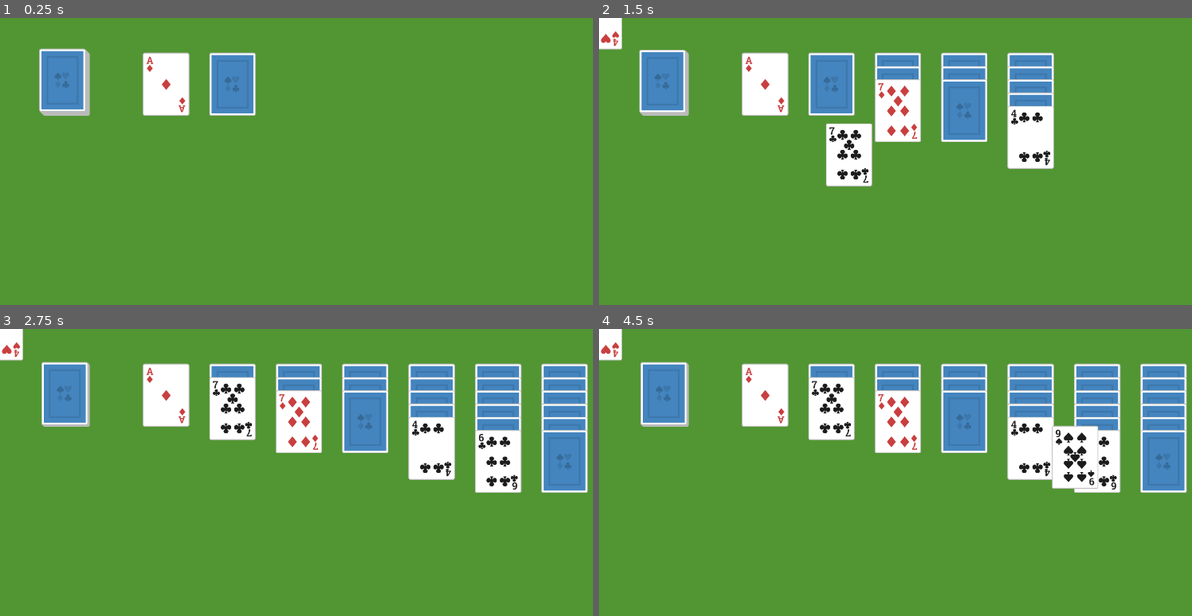
Above: before the commit, frames 1-4 (two rows, left to right).
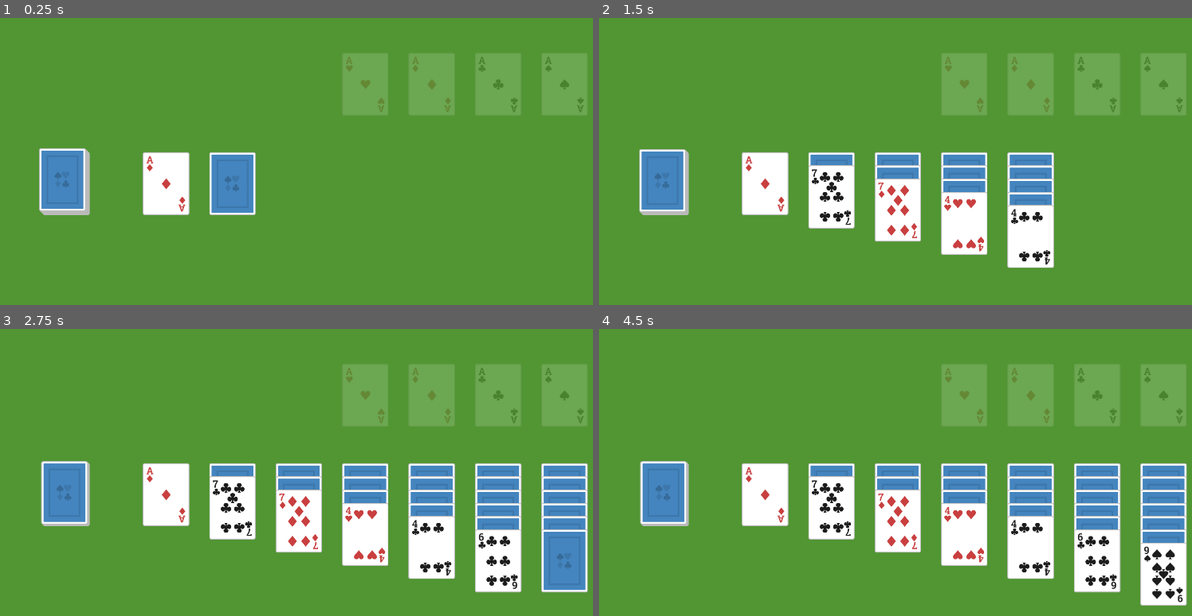
Above: after the commit, the same moments.

Repository: kamidesigns/godot-game-design
Game: Godot game, scene res://Scenes/game.tscn
Same seed, same stepped clock (60 frames per second), same inputs: the game is played once before the commit and once after it.
Inputs (mouse positions are in pixels of both pictures, inside the frame that each line leads up to):
- Up to frame 1 (0.25 s): no input
- Up to frame 2 (1.5 s): drag from (765, 84) to (984, 118) at 0.52 s; drag from (830, 98) to (883, 267) at 1.27 s
- Up to frame 3 (2.75 s): move the mouse to (296, 420) at 2.02 s; right-click (296, 420) at 2.1 s; click (296, 420) at 2.3 s
- Up to frame 4 (4.5 s): drag from (1031, 449) to (830, 409) at 2.77 s; drag from (1097, 461) to (895, 420) at 3.52 s; drag from (1162, 475) to (895, 420) at 4.27 s

The runs differ from the first frame. In frame 1, 17% of the frame differs, in the area x 6-100%, y 10-69%; in frame 2, 31%; in frame 3, 40%; in frame 4, 41%, in the area x 0-100%, y 0-97%.

Commit message:
add foundation piles + line up lanes with deck

Diff:
--- a/Solitaire/Scenes/Components/drag_component.gd
+++ b/Solitaire/Scenes/Components/drag_component.gd
@@ -11,11 +11,13 @@
 	connect("input_event", _on_input_event)
 	connect("mouse_entered", _on_mouse_entered)
 	connect("mouse_exited", _on_mouse_exited)
+	get_parent().remove_from_group("dragable")
 
 func _exit_tree() -> void:
 	disconnect("input_event", _on_input_event)
 	disconnect("mouse_entered", _on_mouse_entered)
 	disconnect("mouse_exited", _on_mouse_exited)
+	get_parent().add_to_group("dragable")
 
 func on_resource_saved(resource: Resource) -> void:
 	print("Resource saved: %s" % [ resource ])
@@ -43,7 +45,6 @@
 			get_parent().global_position = previous_position
 
 func is_on_top():
-	var group_nodes = get_tree().get_nodes_in_group("dragable_hovered")
 	for dragable in get_tree().get_nodes_in_group("dragable_hovered"):
 		if dragable.get_index() > get_parent().get_index():
 			return false
--- /dev/null
+++ b/Solitaire/Scenes/Components/drop_surface_component.gd
@@ -0,0 +1,8 @@
+extends Area2D
+class_name DropSurfaceComponent
+
+func _enter_tree() -> void:
+	get_parent().remove_from_group("dropable")
+
+func _exit_tree() -> void:
+	get_parent().add_to_group("dropable")
--- /dev/null
+++ b/Solitaire/Scenes/Components/drop_surface_component.tscn
@@ -0,0 +1,12 @@
+[gd_scene load_steps=3 format=3 uid="uid://h225jle8tbds"]
+
+[ext_resource type="Script" path="res://Scenes/Components/drop_surface_component.gd" id="1_xwysu"]
+
+[sub_resource type="RectangleShape2D" id="RectangleShape2D_xlujl"]
+size = Vector2(140, 190)
+
+[node name="DropSurfaceComponent" type="Area2D"]
+script = ExtResource("1_xwysu")
+
+[node name="CollisionShape2D" type="CollisionShape2D" parent="."]
+shape = SubResource("RectangleShape2D_xlujl")
--- a/Solitaire/Scenes/Deck/deck.gd
+++ b/Solitaire/Scenes/Deck/deck.gd
@@ -12,7 +12,7 @@
 	for i in len(suits):
 		for j in len(ranks):
 			var card : Card = Card.create_card(suits[i], ranks[j])
-			card.position = Vector2(-((len(ranks) * i + j) / 4), -((len(ranks) * i + j) / 4))
+			card.position = Vector2(-((len(ranks) * i + j) / 4.0), -((len(ranks) * i + j) / 4.0))
 			add_child(card)
 	shuffle()
 
@@ -34,4 +34,5 @@
 
 static func create_deck() -> Deck:
 	var new_deck: Deck = load("res://Scenes/Deck/deck.tscn").instantiate()
+	new_deck.set_name("deck")
 	return new_deck
--- /dev/null
+++ b/Solitaire/Scenes/Foundation_Pile/foundation_pile.gd
@@ -0,0 +1,20 @@
+extends Node2D
+class_name FoundationPile
+
+var texture : Texture2D
+
+var suit : String
+
+func update_texture():
+	$Sprite2D.texture = texture
+
+static func create_foundation_pile(_suit: String) -> FoundationPile:
+	var new_foundation_pile: FoundationPile = load("res://Scenes/Foundation_Pile/foundation_pile.tscn").instantiate()
+	new_foundation_pile.suit = _suit
+
+	new_foundation_pile.texture = load("res://Media/Cards/PNG/Cards/card" + _suit + "A.png")
+	new_foundation_pile.update_texture()
+
+	new_foundation_pile.set_name("foundation_pile" + _suit)
+
+	return new_foundation_pile
--- /dev/null
+++ b/Solitaire/Scenes/Foundation_Pile/foundation_pile.tscn
@@ -0,0 +1,12 @@
+[gd_scene load_steps=3 format=3 uid="uid://cr0p83l4nk0eo"]
+
+[ext_resource type="Script" path="res://Scenes/Foundation_Pile/foundation_pile.gd" id="1_i2foi"]
+[ext_resource type="PackedScene" uid="uid://h225jle8tbds" path="res://Scenes/Components/drop_surface_component.tscn" id="2_d14t2"]
+
+[node name="Node2D" type="Node2D"]
+script = ExtResource("1_i2foi")
+
+[node name="Sprite2D" type="Sprite2D" parent="."]
+modulate = Color(1, 1, 1, 0.156863)
+
+[node name="DropSurfaceComponent" parent="." instance=ExtResource("2_d14t2")]
--- a/Solitaire/Scenes/game.gd
+++ b/Solitaire/Scenes/game.gd
@@ -6,8 +6,21 @@
 	pass
 
 func init_game():
+	var foundation_pile_hearts = FoundationPile.create_foundation_pile("Hearts")
+	foundation_pile_hearts.position = Vector2(1100, 200)
+	var foundation_pile_diamonds = FoundationPile.create_foundation_pile("Diamonds")
+	foundation_pile_diamonds.position = Vector2(1300, 200)
+	var foundation_pile_clubs = FoundationPile.create_foundation_pile("Clubs")
+	foundation_pile_clubs.position = Vector2(1500, 200)
+	var foundation_pile_spades = FoundationPile.create_foundation_pile("Spades")
+	foundation_pile_spades.position = Vector2(1700, 200)
+	$CanvasLayer.add_child(foundation_pile_hearts)
+	$CanvasLayer.add_child(foundation_pile_diamonds)
+	$CanvasLayer.add_child(foundation_pile_clubs)
+	$CanvasLayer.add_child(foundation_pile_spades)
+
 	var deck : Deck = Deck.create_deck()
-	deck.position = Vector2(200,200)
+	deck.position = Vector2(200,500)
 	$CanvasLayer.add_child(deck)
 	for i in range(7):
 		for j in range(i + 1):
@@ -19,13 +32,11 @@
 			await tween.finished
 			card.position = Vector2(500 + (i * 200), 1400)
 			tween = $CanvasLayer.create_tween()
-			tween.tween_property(card, "position:y", 200 + (j * 40), 0.05)
+			tween.tween_property(card, "position:y", deck.position.y + (j * 40), 0.05)
 			if j == i:
 				card.flip()
 				card.make_draggable()
 			await tween.finished
-
-
 
 func _ready():
 	load_resources()
